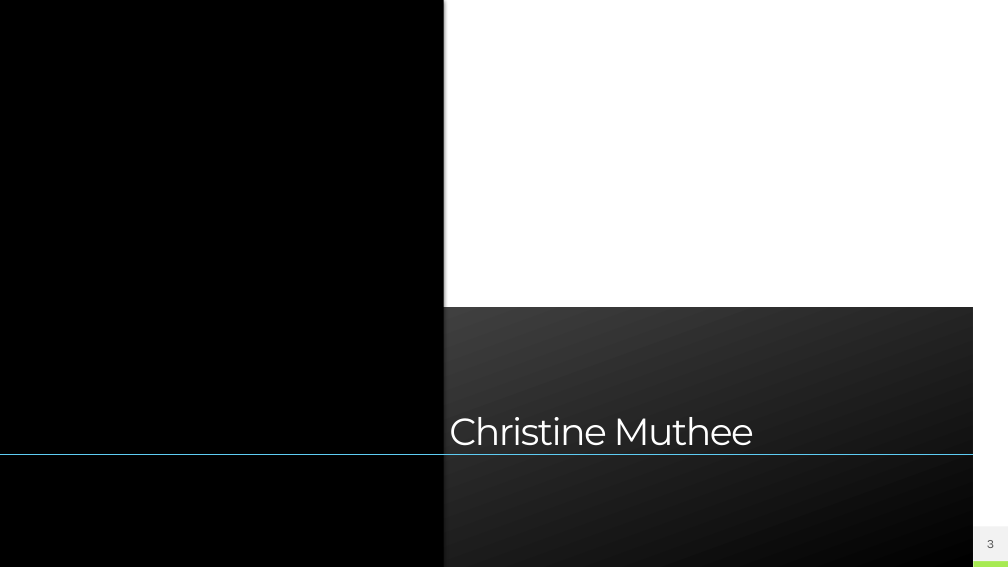
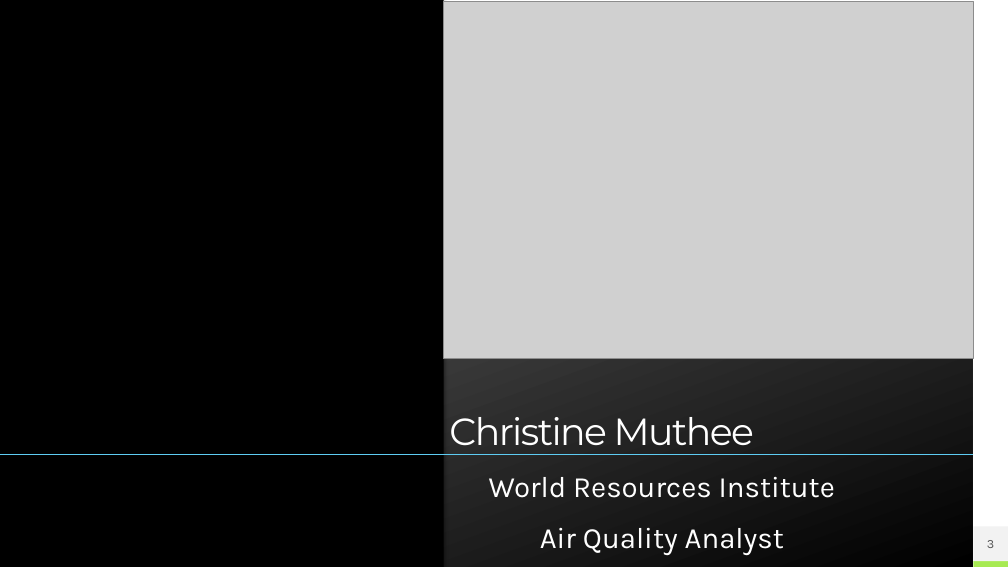
Before and after one commit to meaLuda/WTM-DE-2022-WRKSHP, a slide deck: slide 3 of Workshop iHub 17th.pptx. Drawn at 1008x567 pixels with LibreOffice and Linux fonts; fonts in the diff are those of the drawing; grey boxes stand for pictures. Boxes give left, top, right and bottom in pixels: in the first picture for what was removed or moved away, otherwise in the second. Text is boxed around its words. In the diff, an @@ line names an element or a change of style, - is before the commit and + after.

```diff
--- a/Workshop iHub 17th.pptx
+++ b/Workshop iHub 17th.pptx
@@ picture added at (444,2,974,359) @@
@@ text added at (489,477,835,555), 28 pt, text #FFFFFF @@
+World Resources Institute
+Air Quality Analyst
```
Also in this commit, not shown: 2 other slides changed, 2 other files.
